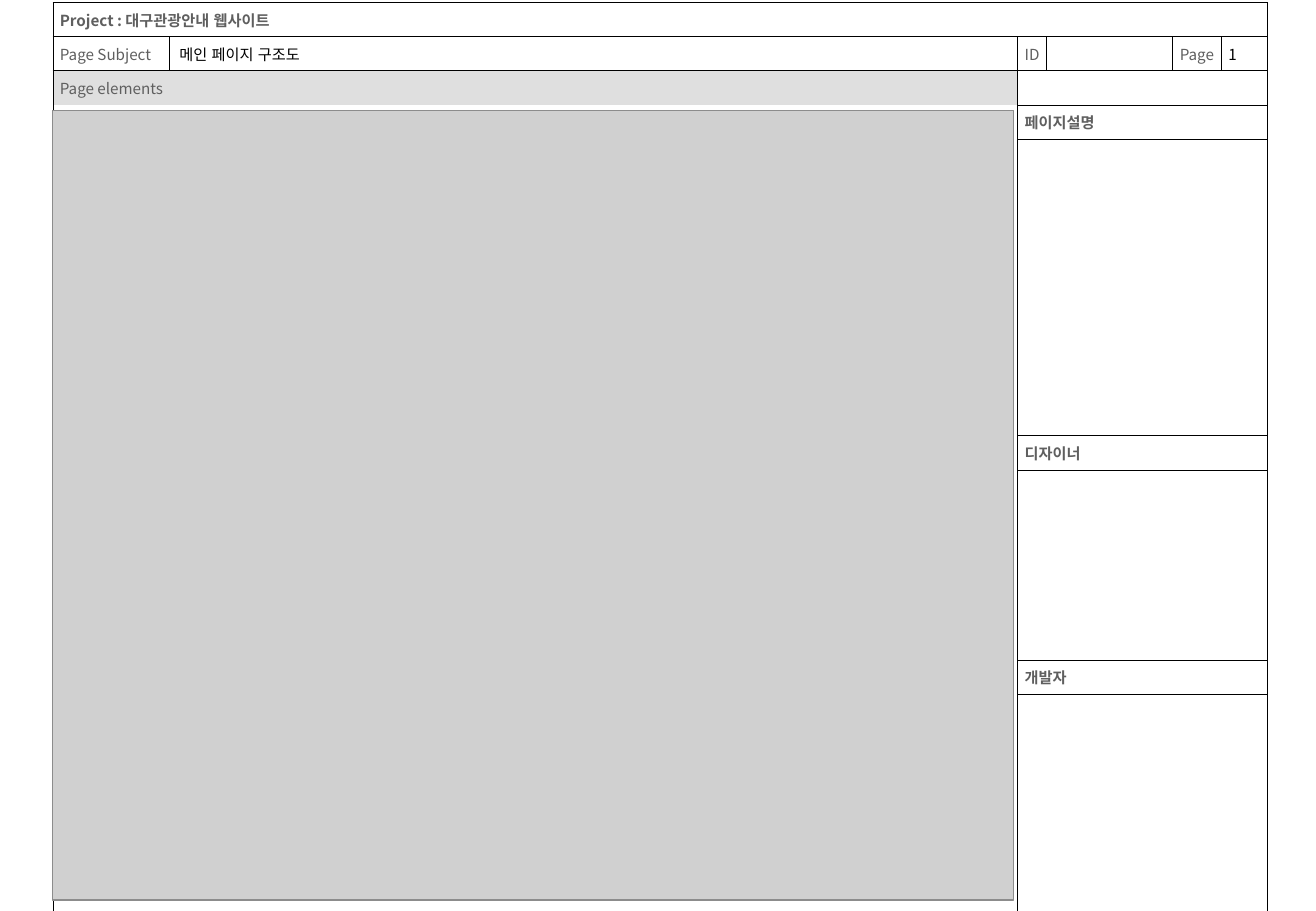
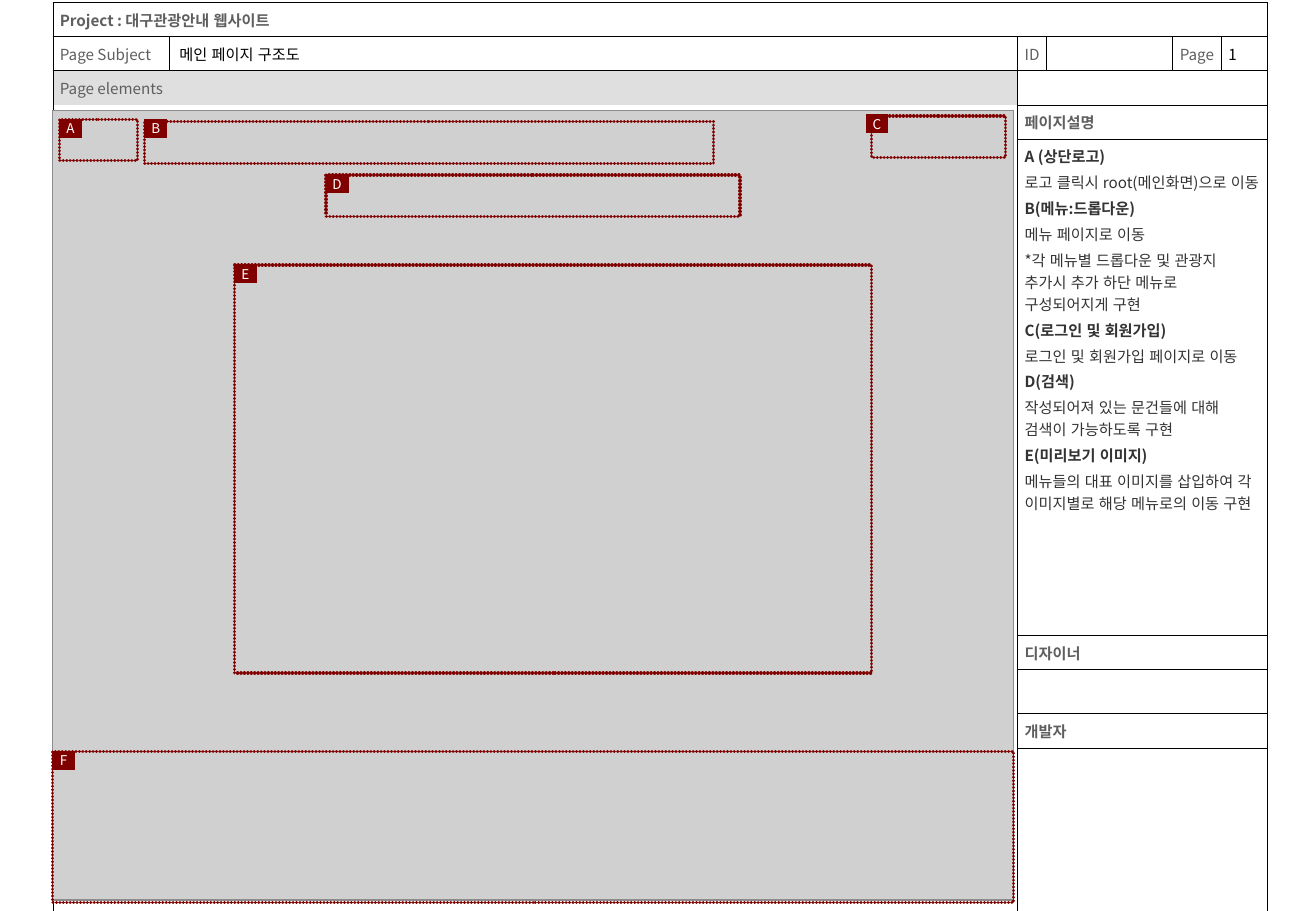
Before and after one commit to Rua1006/Pro03, a slide deck: slide 27 of storyBoard.ppt. Drawn at 1316x911 pixels with LibreOffice and Linux fonts; fonts in the diff are those of the drawing; grey boxes stand for pictures. Boxes give left, top, right and bottom in pixels: in the first picture for what was removed or moved away, otherwise in the second. Text is boxed around its words. In the diff, an @@ line names an element or a change of style, - is before the commit and + after.

Commit message:
Ready

```diff
--- a/storyBoard.ppt
+++ b/storyBoard.ppt
@@ table at bbox=[52, 2, 1267, 906] @@
-row 5, column 3: 
+row 5, column 3: A (상단로고) / 로고 클릭시 root(메인화면)으로 이동 / B(메뉴:드롭다운) / 메뉴 페이지로 이동 / *각 메뉴별 드롭다운 및 관광지 추가시 추가 하단 메뉴로 구성되어지게 구현 / C(로그인 및 회원가입) / 로그인 및 회원가입 페이지로 이동 / D(검색) / 작성되어져 있는 문건들에 대해 검색이 가능하도록 구현 / E(미리보기 이미지) / 메뉴들의 대표 이미지를 삽입하여 각 이미지별로 해당 메뉴로의 이동 구현
@@ rectangle added at bbox=[59, 119, 81, 137], fill #800000, outline #800000 0.74 pt, 8 pt, text #FFFFFF @@
+A
@@ rectangle added at bbox=[59, 119, 137, 160], outline #800000 2.01 pt @@
@@ rectangle added at bbox=[144, 119, 166, 137], fill #800000, outline #800000 0.74 pt, 8 pt, text #FFFFFF @@
+B
@@ rectangle added at bbox=[866, 115, 887, 134], fill #800000, outline #800000 0.74 pt, 8 pt, text #FFFFFF @@
+C
@@ rectangle added at bbox=[872, 115, 1005, 157], outline #800000 2.01 pt @@
@@ rectangle added at bbox=[144, 121, 714, 163], outline #800000 2.01 pt @@
@@ rectangle added at bbox=[327, 175, 348, 193], fill #800000, outline #800000 0.74 pt, 8 pt, text #FFFFFF @@
+D
@@ rectangle added at bbox=[327, 175, 741, 216], outline #800000 2.01 pt @@
@@ rectangle added at bbox=[234, 265, 256, 283], fill #800000, outline #800000 0.74 pt, 8 pt, text #FFFFFF @@
+E
@@ rectangle added at bbox=[234, 265, 872, 673], outline #800000 2.01 pt @@
@@ rectangle added at bbox=[52, 751, 74, 770], fill #800000, outline #800000 0.74 pt, 8 pt, text #FFFFFF @@
+F
@@ rectangle added at bbox=[52, 751, 1012, 902], outline #800000 2.01 pt @@
```
